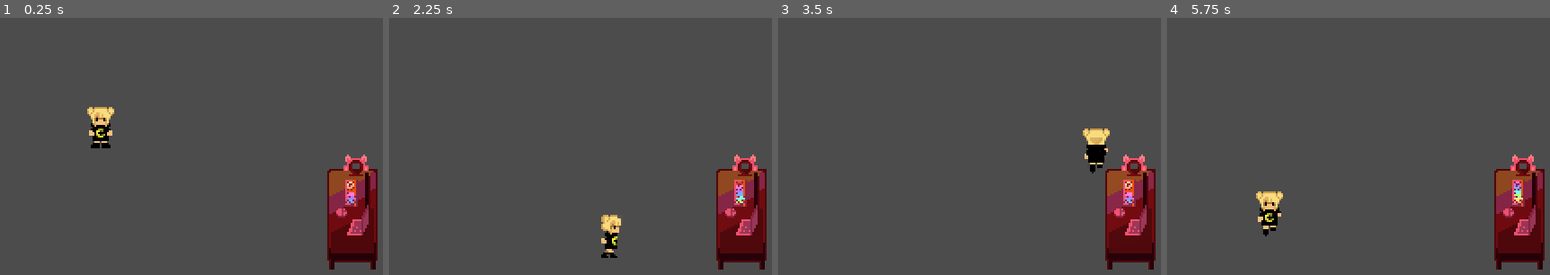
Above: before the commit, frames 1-4 (left to right).
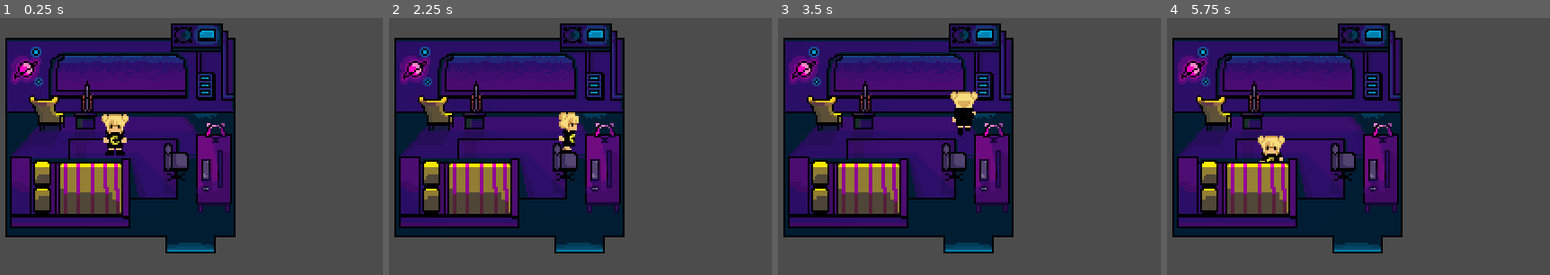
Above: after the commit, the same moments.

Repository: milenamichalska/pixel-game
Game: Godot game, scene res://Room.tscn
The game is run twice, just before and just after one commit, with the same random seed, the same clock (stepped at 60 frames per second) and the same inputs.
Inputs:
- Up to frame 1 (0.25 s): no input
- Up to frame 2 (2.25 s): hold Right (ui_right) 0.53-1.28 s; hold Down (ui_down) 1.28-2.03 s; hold Right (ui_right) from 2.03 s (still down)
- Up to frame 3 (3.5 s): release Right (ui_right) at 2.78 s; hold Up (ui_up) from 2.78 s (still down)
- Up to frame 4 (5.75 s): release Up (ui_up) at 3.53 s; hold Left (ui_left) 3.53-5.03 s; hold Down (ui_down) from 5.03 s (still down)

The runs differ from the first frame. In frame 1, 52% of the frame differs, in the area x 1-99%, y 2-98%; in frame 2, 52%; in frame 3, 53%; in frame 4, 52%.

Commit message:
added the final room sprite and configuration

Diff:
--- a/Room.tscn
+++ b/Room.tscn
@@ -1,9 +1,13 @@
-[gd_scene load_steps=46 format=2]
+[gd_scene load_steps=53 format=2]
 
 [ext_resource path="res://player/Player.png" type="Texture" id=1]
 [ext_resource path="res://player/Player.gd" type="Script" id=2]
 [ext_resource path="res://assets/light.png" type="Texture" id=3]
 [ext_resource path="res://assets/desk.png" type="Texture" id=4]
+[ext_resource path="res://assets/room_background.png" type="Texture" id=5]
+[ext_resource path="res://assets/room_bed (1).png" type="Texture" id=6]
+[ext_resource path="res://assets/room_desk (1).png" type="Texture" id=7]
+[ext_resource path="res://assets/room_chair (1).png" type="Texture" id=8]
 
 [sub_resource type="CapsuleShape2D" id=1]
 radius = 5.0
@@ -292,6 +296,16 @@
 "speed": 10.0
 } ]
 
+[sub_resource type="RectangleShape2D" id=46]
+extents = Vector2( 31.5, 13 )
+
+[sub_resource type="RectangleShape2D" id=47]
+extents = Vector2( 10, 18 )
+
+[sub_resource type="CapsuleShape2D" id=48]
+radius = 6.0
+height = 0.0
+
 [node name="City" type="Node2D"]
 position = Vector2( -3, 0 )
 
@@ -300,7 +314,7 @@
 [node name="YSort" type="YSort" parent="."]
 
 [node name="Player" type="KinematicBody2D" parent="YSort"]
-position = Vector2( 155, 80 )
+position = Vector2( 163, 84 )
 script = ExtResource( 2 )
 __meta__ = {
 "_edit_group_": true
@@ -341,6 +355,7 @@
 energy = 0.2
 
 [node name="StaticBody2D" type="StaticBody2D" parent="YSort"]
+visible = false
 position = Vector2( 297, 127 )
 __meta__ = {
 "_edit_group_": true
@@ -348,8 +363,69 @@
 
 [node name="AnimatedSprite" type="AnimatedSprite" parent="YSort/StaticBody2D"]
 frames = SubResource( 45 )
-frame = 6
+frame = 5
 playing = true
 
 [node name="CollisionPolygon2D" type="CollisionPolygon2D" parent="YSort/StaticBody2D"]
-polygon = PoolVector2Array( -15, -23, 12, -23, 12, 27, -15, 27 )
+polygon = PoolVector2Array( 4, 2, 102, 30, 195, 30, 195, 23 )
+
+[node name="TextureRect" type="TextureRect" parent="YSort"]
+margin_left = 102.0
+margin_top = 22.0
+margin_right = 230.0
+margin_bottom = 150.0
+texture = ExtResource( 5 )
+__meta__ = {
+"_edit_lock_": true
+}
+
+[node name="NoGoArea" type="StaticBody2D" parent="YSort"]
+__meta__ = {
+"_edit_group_": true,
+"_edit_lock_": true
+}
+
+[node name="CollisionPolygon2D" type="CollisionPolygon2D" parent="YSort/NoGoArea"]
+polygon = PoolVector2Array( 3, 71, 118, 73, 118, 81, 151, 81, 150, 74, 229, 73, 230, 141, 218, 141, 219, 149, 192, 149, 192, 143, 103, 140, 103, 77, 4, 77, 3, 179, 324, 182, 324, 2, 3, 1 )
+
+[node name="Bed" type="StaticBody2D" parent="YSort"]
+position = Vector2( 138, 116 )
+__meta__ = {
+"_edit_group_": true,
+"_edit_lock_": true
+}
+
+[node name="Sprite" type="Sprite" parent="YSort/Bed"]
+texture = ExtResource( 6 )
+
+[node name="CollisionShape2D" type="CollisionShape2D" parent="YSort/Bed"]
+position = Vector2( 0.5, 5 )
+shape = SubResource( 46 )
+
+[node name="Desk" type="StaticBody2D" parent="YSort"]
+position = Vector2( 218, 102 )
+__meta__ = {
+"_edit_group_": true,
+"_edit_lock_": true
+}
+
+[node name="Sprite" type="Sprite" parent="YSort/Desk"]
+texture = ExtResource( 7 )
+
+[node name="CollisionShape2D" type="CollisionShape2D" parent="YSort/Desk"]
+position = Vector2( 0, 1 )
+shape = SubResource( 47 )
+
+[node name="Chair" type="StaticBody2D" parent="YSort"]
+position = Vector2( 197, 99 )
+__meta__ = {
+"_edit_group_": true,
+"_edit_lock_": true
+}
+
+[node name="Sprite" type="Sprite" parent="YSort/Chair"]
+texture = ExtResource( 8 )
+
+[node name="CollisionShape2D" type="CollisionShape2D" parent="YSort/Chair"]
+position = Vector2( -1, 1 )
+shape = SubResource( 48 )
Binary file added: assets/room.png
Not shown, added: assets/room.png.import
Binary file added: assets/room_background.png
Not shown, added: assets/room_background.png.import
Binary file added: assets/room_bed (1).png
Not shown, added: assets/room_bed (1).png.import
Binary file added: assets/room_chair (1).png
Not shown, added: assets/room_chair (1).png.import
Binary file added: assets/room_desk (1).png
Not shown, added: assets/room_desk (1).png.import
